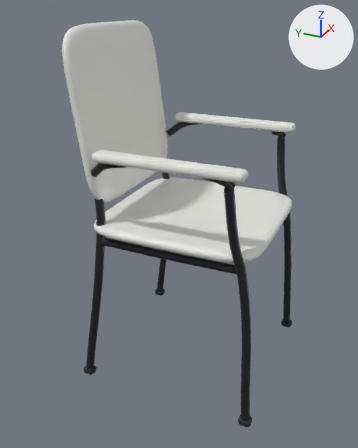
Two versions of the glTF model 01_Cena_Render_Cycles/modelos/cadeira.glb, one commit apart.
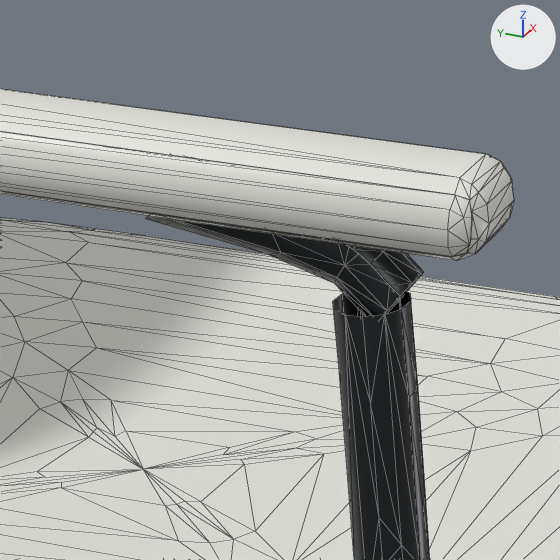
The first picture shows the older version from a camera (50 mm lens) standing at (-1.124, -0.451, 0.961) and looking at (-0.033, 0.04, 0.416). The close-ups show the older and then the newer version on the part from 50% to 71% of the width and 33% to 50% of the height of that picture. Only the edits that show in the close-ups are written down. The axes (+X, +Y, +Z) are drawn at upper right. The lights are the same throughout. The close-ups show mesh edges as thin lines. Where no turn or scale is listed for an object, it has been applied to the vertices. Vertices at exactly the same position are counted once.

The scene before the commit, as lines of its bpy script (objects in view):
```python
me_apoio_do_braco_002 = bpy.data.meshes.new('Apoio do braco.002')
me_apoio_do_braco_002.from_pydata(...)  # 128 vertices, 180 faces; spans x -0.235..-0.19, y -0.169..0.187, z 0.581..0.643
me_apoio_do_braco_002.materials.append(mat_aco_preto_pintura_eletrostatica)  # black #24292c
me_cube_011 = bpy.data.meshes.new('Cube.011')
me_cube_011.from_pydata(...)  # 89 vertices, 146 faces; spans x -0.02..0.02, y -0.176..0.176, z -0.012..0.012
me_cube_011.materials.append(mat_polipropileno_branco_quente)  # white #eaeae3
me_pe_dianteiro_e_suporte_de_braco_002 = bpy.data.meshes.new('Pe dianteiro e suporte de braco.002')
me_pe_dianteiro_e_suporte_de_braco_002.from_pydata(...)  # 172 vertices, 287 faces; spans x -0.233..-0.196, y -0.235..-0.144, z 0.016..0.61
me_pe_dianteiro_e_suporte_de_braco_002.materials.append(mat_aco_preto_pintura_eletrostatica)  # black #24292c
ob_cadeira_teste_0_peca_00 = bpy.data.objects.new('Cadeira_Teste_0_Peca_00', me_cube_011)
ob_cadeira_teste_0_peca_00.location = (-0.22, -0.014, 0.639)
ob_cadeira_teste_0_peca_02 = bpy.data.objects.new('Cadeira_Teste_0_Peca_02', me_apoio_do_braco_002)
ob_cadeira_teste_0_peca_02.location = (0.0, 0.0, 0.0)
ob_cadeira_teste_0_peca_10 = bpy.data.objects.new('Cadeira_Teste_0_Peca_10', me_pe_dianteiro_e_suporte_de_braco_002)
ob_cadeira_teste_0_peca_10.location = (0.0, 0.0, 0.0)
# also in view: 'Cadeira_Teste_0_Peca_04' at (0.0, 0.0, 0.439)
```
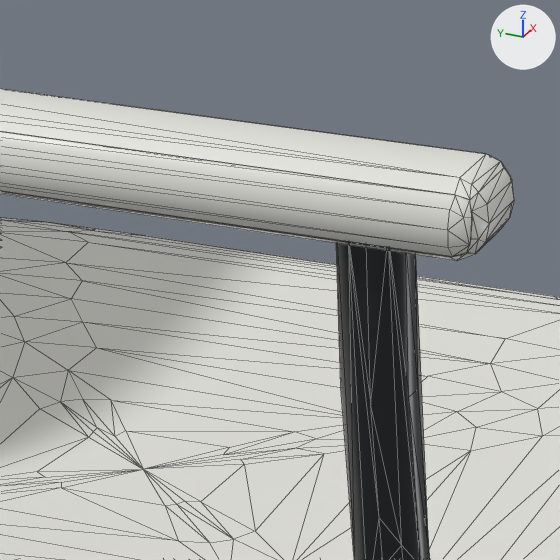
What the commit changed:
me_apoio_do_braco_002 is used by ob_cadeira_teste_0_peca_02; location (0.0, 0.0, 0.0).
me_apoio_do_braco_002 had 128 vertices, 180 faces and spanned x -0.235..-0.19, y -0.169..0.187, z 0.581..0.643.
me_apoio_do_braco_002 now has 71 vertices, 102 faces and spans x -0.235..-0.19, y 0.071..0.187, z 0.581..0.643.
me_apoio_do_braco_002 part 1: the loose piece of 57 vertices spanning x -0.231..-0.21, y -0.169..-0.091, z 0.602..0.642 is deleted.
me_pe_dianteiro_e_suporte_de_braco_002 is used by ob_cadeira_teste_0_peca_10; location (0.0, 0.0, 0.0).
me_pe_dianteiro_e_suporte_de_braco_002 had 172 vertices, 287 faces and spanned x -0.233..-0.196, y -0.235..-0.144, z 0.016..0.61.
me_pe_dianteiro_e_suporte_de_braco_002 now has 172 vertices, 287 faces and spans x -0.233..-0.196, y -0.235..-0.144, z 0.016..0.632.
me_pe_dianteiro_e_suporte_de_braco_002 part 2: all 13 vertices in x -0.231..-0.209, y -0.166..-0.144, z 0.607..0.61 are moved by (0.0, 0.0, 0.022).

What differs and where, as boxes [x1, y1, x2, y2] in the close-ups (560 x 560 px; the box of a moved part takes in the faces that stretch with it):
'Cadeira_Teste_0_Peca_10', reshaped
    before: [333, 291, 430, 560]
    after: [336, 241, 430, 560]
'Cadeira_Teste_0_Peca_02', reshaped (not visible afterwards)
    before: [146, 156, 424, 318]
part 2 of me_pe_dianteiro_e_suporte_de_braco_002, moved or reshaped
    before: [333, 291, 420, 560]
    after: [336, 241, 427, 560]
